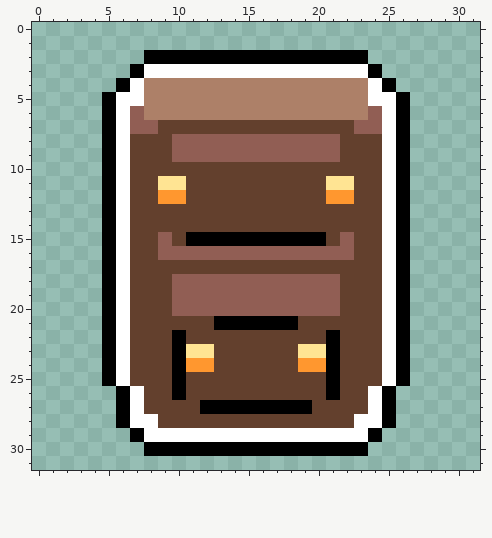
File history of a pixel-art sprite, public/assets/hudSprites/inventoryIcon.png. This is how it looked before the edit.
The file is 32x32 pixels.
After the commit:
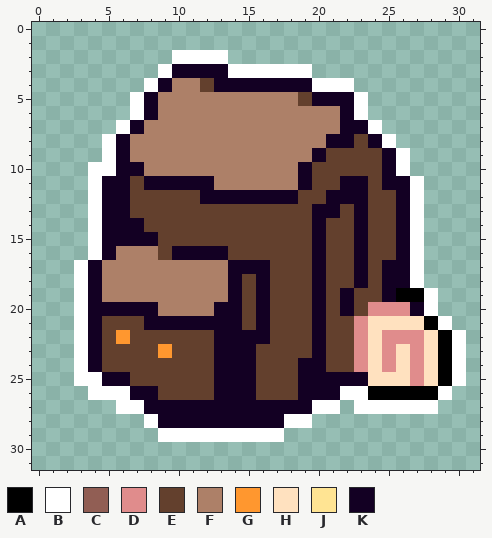
Palette (. is transparent): A #000000  B #ffffff  C #915e54  D #e08c8c  E #63402d  F #ad8068  G #ff972f  H #ffe1bf  J #ffe493  K #130023
From old to new:
Changed rows in their new state; - is an unchanged pixel.
first column x 3:
 2 -----..BBBB..........-------
 3 ----..-KKKK------.....------
 4 ---..BK--EKKKKKKKBBB...-----
 5 --..-K----------EKKKB...----
 6 --..BK-------------KB...----
 7 --.-KFFFFFFFFFFFFFFKKB..----
 8 --BKFFFFFFFFFFFFFFKK-K-.----
 9 --BKFFFFFFFFFFFFFKE---KB----
10 -BBKKFFFFFFFFFFFK-----KB----
11 -BKK-KKKKKFFFFFFK-EKK-KKB---
12 -BKK--EE-KKKKKKK--KKK-EKB---
13 -BKK-------------KK-K-EKB---
14 -BKKK------------K--K-EKB---
15 -BKKKKE-EEEEEEEEEK-EK-EKB---
16 -BKFFFEKKKKEEEEEEKEEK-EKB---
17 BKFFFFFFFFFKKK---K--K-KKB---
18 BKFFFFFFFFFKEKEEEKE-K-KKB---
19 BKFFFFFFFFFKEKEEEKEK--K-AB--
20 BKKKKKFFFFKKEKEEEKEK-DDDKB--
21 BKEE-KKKKKKKEKEE-K--DHHHHAB-
22 BKEG---E--KKKK---KE-DHDDDHAB
23 BKEE--GEEEKKK---EKE-DHDHDHAB
24 BKEE---EEEKKK---KKE-DHDHDHAB
25 BBKK---E--KKK---KKKKKHHHDHAB
26 -BBBKK-E--KKK---KKKBBA-AAAB-
27 ---B-KKKKKKKKKKKKBB.B-BBBB--
28 ---..-KKKKKKKKKBB......-----
29 ----..---------.......------
30 -----................-------
Pixel boxes of the changes (left, top, right, bottom) in both pictures:
changed: (74, 50, 466, 456)
